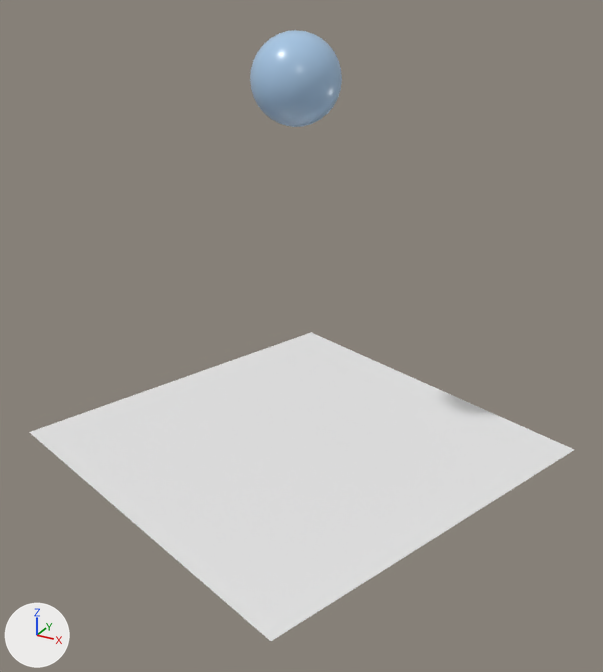
The Blender file Scene/gabriel_360.blend as it was, and as the next commit left it.
The view is the same before and after, from a 50 mm camera at (9.14, -16.37, 11.17) aimed at (0.46, -0.6, 3.29). The axes (+X, +Y, +Z) are drawn at lower left. The lights are the same throughout.

The first picture shows 'Ball_proxy', 'ground'.
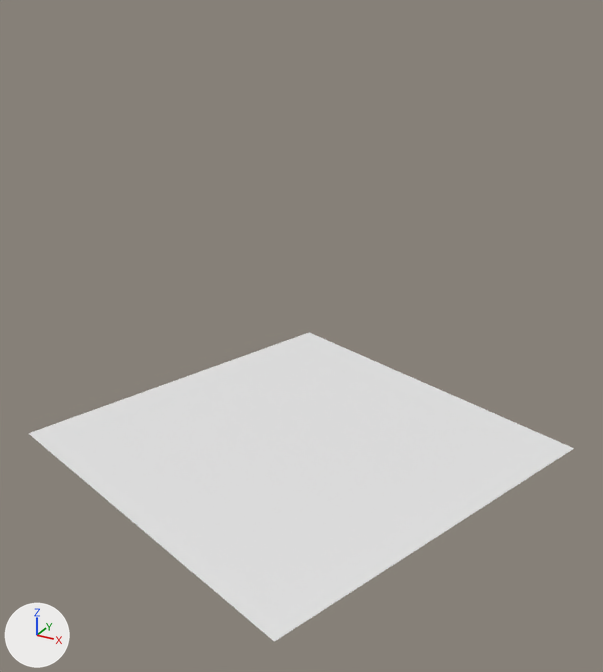
Diff of the bpy script that builds the scene:
```diff
--- a/Scene/gabriel_360.blend.py
+++ b/Scene/gabriel_360.blend.py
@@ ob_ground @@
 ob_ground.location = (0.0, 0.0, 0.0)
-ob_ground.rotation_euler = (0.0, 0.0, -0.344)  # degrees (0, 0, -20)
+ob_ground.rotation_euler = (0.0, 0.0, -0.336)  # degrees (0, 0, -19)
 ob_ground.scale = (5.0, 5.0, 5.0)
@@ ob_ball_proxy @@
-ob_ball_proxy = bpy.data.objects.new('Ball_proxy', me_esfera_uv)
-ob_ball_proxy.location = (0.0, 0.0, 9.0)
```

Changed parts and their boxes (x1, y1, x2, y2) in the pictures (603 x 672 px):
'ground', turned
    before: (29, 333, 574, 641)
    after: (28, 332, 574, 642)
'Ball_proxy', deleted (blue)
    before: (250, 30, 342, 127)
